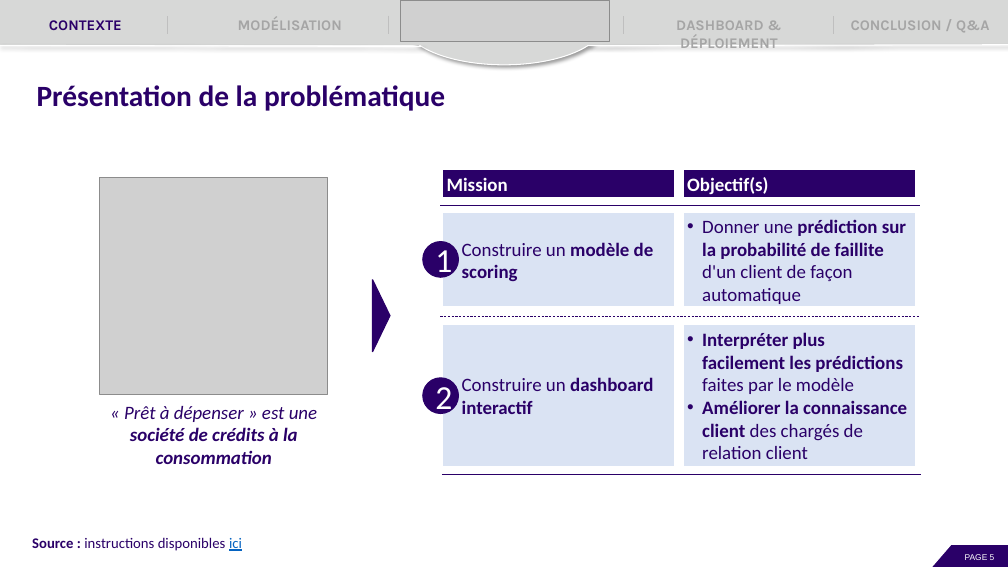
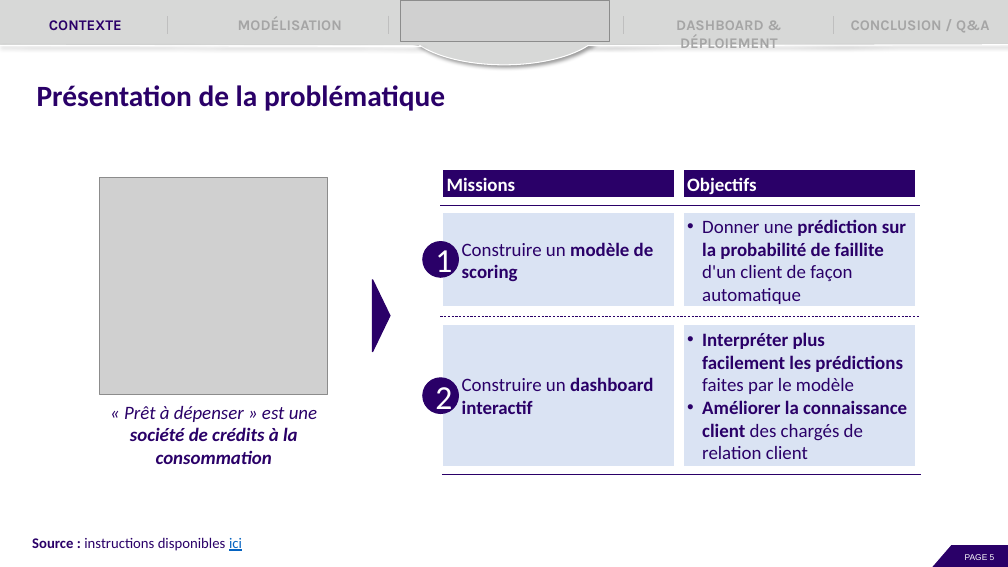
Before and after one commit to EtudiantOC2/implement_scoring_model_v2, a slide deck: slide 5 of evaluation/P7_Presentation.pptx. Drawn at 1008x567 pixels with LibreOffice and Linux fonts; fonts in the diff are those of the drawing; grey boxes stand for pictures. Boxes give left, top, right and bottom in pixels: in the first picture for what was removed or moved away, otherwise in the second. Text is boxed around its words. In the diff, an @@ line names an element or a change of style, - is before the commit and + after.

```diff
--- a/evaluation/P7_Presentation.pptx
+++ b/evaluation/P7_Presentation.pptx
@@ text in rectangle at (447, 177, 516, 191): text changed @@
-Mission
+Missions
@@ text in rectangle at (687, 177, 756, 195): text changed @@
-Objectif(s)
+Objectifs
```
Also in this commit, not shown: 9 other slides changed, 5 slides added, 2 other files.
